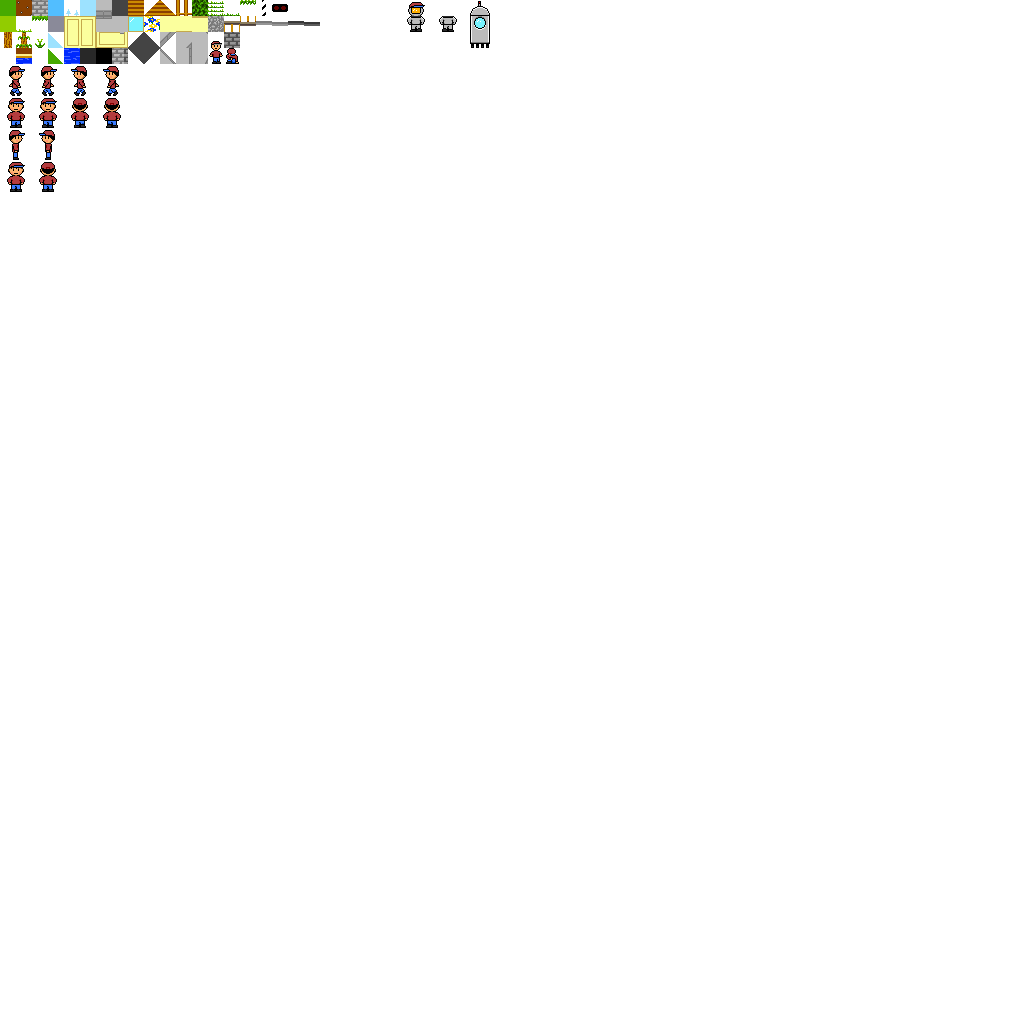
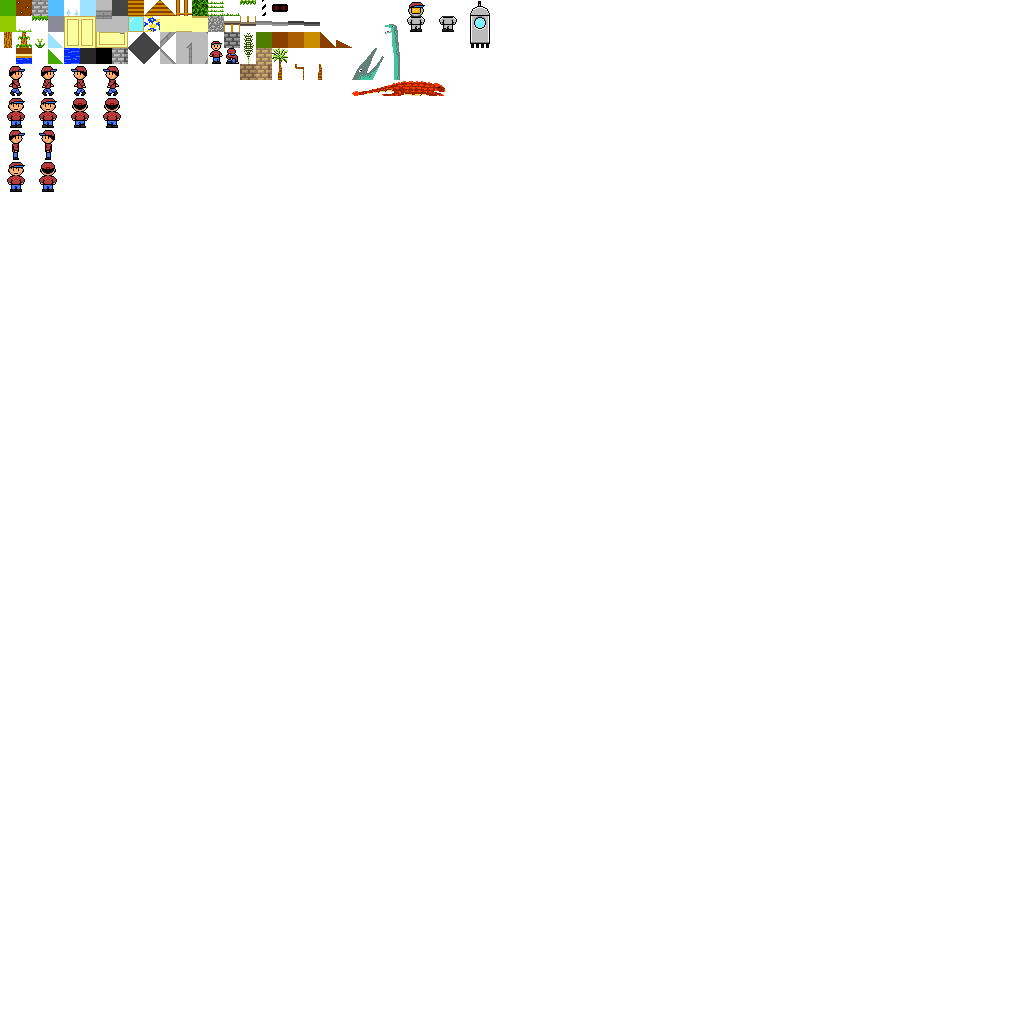
Layered file, before and after one edit (1024px x 1024px). Changes by layer:
painted on "Paint Layer 1" over [240, 24, 445, 96]